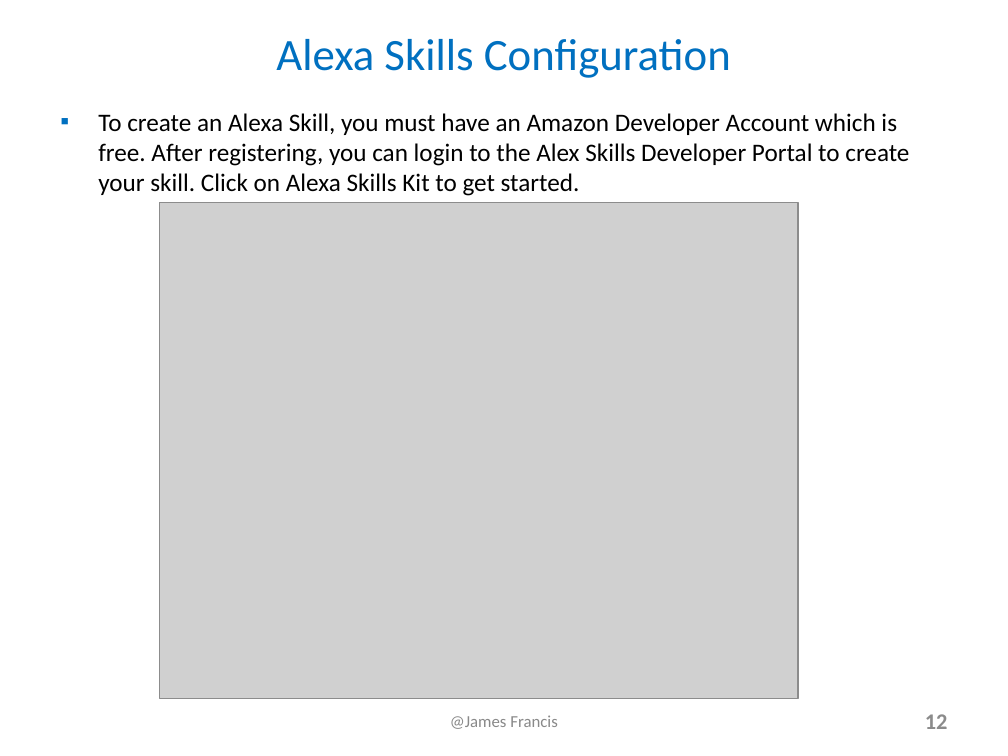
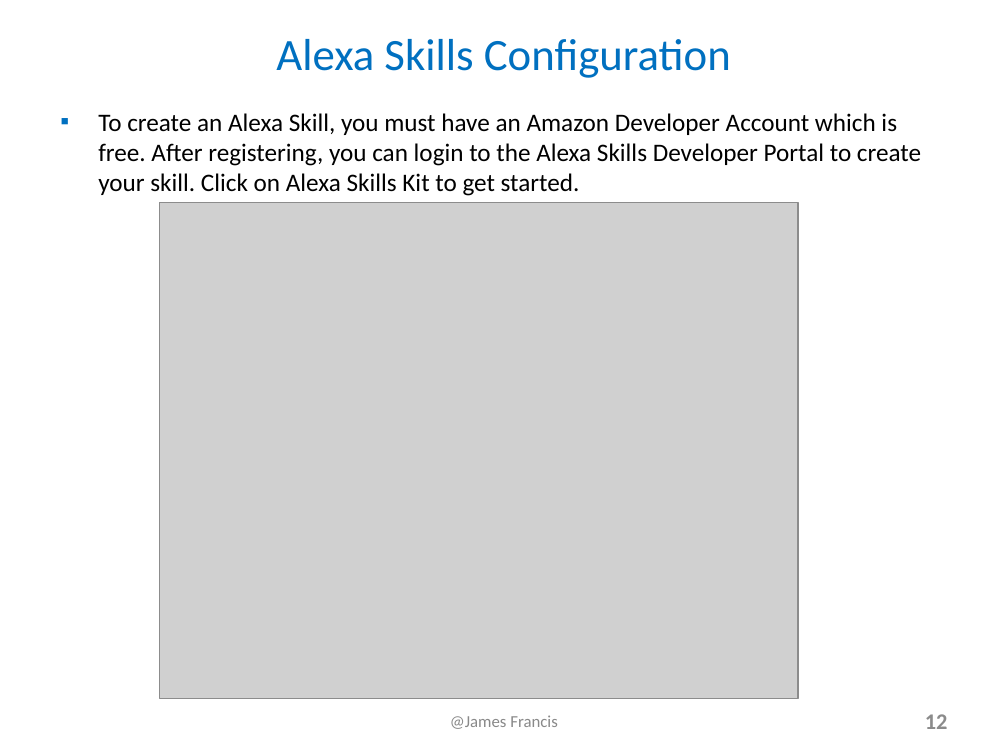
Before and after one commit to james-francis/DeepAzure-FinalProject, a slide deck: slide 12 of Alexa_JamesFrancis_Presentation.pptx. Drawn at 1008x756 pixels with LibreOffice and Linux fonts; fonts in the diff are those of the drawing; grey boxes stand for pictures. Boxes give left, top, right and bottom in pixels: in the first picture for what was removed or moved away, otherwise in the second. Text is boxed around its words. In the diff, an @@ line names an element or a change of style, - is before the commit and + after.

```diff
--- a/Alexa_JamesFrancis_Presentation.pptx
+++ b/Alexa_JamesFrancis_Presentation.pptx
@@ text at [98,113,921,196]: text changed @@
-▪ To create an Alexa Skill, you must have an Amazon Developer Account which is free. After registering, you can login to the Alex Skills Developer Portal to create your skill. Click on Alexa Skills Kit to get started.
+▪ To create an Alexa Skill, you must have an Amazon Developer Account which is free. After registering, you can login to the Alexa Skills Developer Portal to create your skill. Click on Alexa Skills Kit to get started.
```
Also in this commit, not shown: 10 other slides changed.
